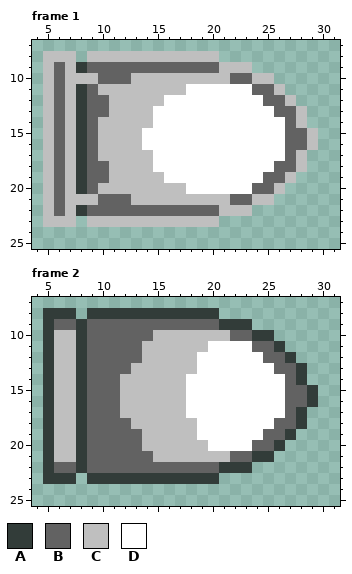
File history of a pixel-art file, Assets/Sprites/aesprite/newBullet.aseprite. Above, as it was before the edit.
32x32 pixels, 2 frames. Shown: frame 1: x 4..31, y 7..25; frame 2: x 4..31, y 7..25.
Palette (. is transparent): A #323c39  B #626262  C #bfbfbf  D #ffffff
Pixels before, frame 1, first column x 5:
 8 CCC.CCCCCCCCCCCC.........
 9 CBCABBBBBBBBBBBBCCC......
10 CBCCCBBBCCCCCCCCCBBCC....
11 CBCABCCCCCCCCDDDDDDBBC...
12 CBCABBCCCCCDDDDDDDDDBBC..
13 CBCABBCCCCDDDDDDDDDDDBBC.
14 CBCABCCCCCDDDDDDDDDDDDBC.
15 CBCABCCCCDDDDDDDDDDDDDBBC
16 CBCABCCCCDDDDDDDDDDDDDBBC
17 CBCABCCCCCDDDDDDDDDDDDBC.
18 CBCABBCCCCDDDDDDDDDDDBBC.
19 CBCABBCCCCCDDDDDDDDDBBC..
20 CBCABCCCCCCCCDDDDDDBBC...
21 CBCCCBBBCCCCCCCCCBBCC....
22 CBCABBBBBBBBBBBBCCC......
23 CCC.CCCCCCCCCCCC.........
Pixels before, frame 2, first column x 5:
 8 AAA.AAAAAAAAAAAA.........
 9 ABBABBBBBBBBBBBBAAA......
10 ACCABBBBBBCCCCCCCBBAA....
11 ACCABBBBBCCCCCCDDDDBBA...
12 ACCABBBBBCCCCCDDDDDDBBA..
13 ACCABBBBCCCCCCDDDDDDDBBA.
14 ACCABBBCCCCCCDDDDDDDDDBA.
15 ACCABBBCCCCCCDDDDDDDDDBBA
16 ACCABBBCCCCCCDDDDDDDDDBBA
17 ACCABBBCCCCCCDDDDDDDDDBA.
18 ACCABBBBCCCCCCDDDDDDDBBA.
19 ACCABBBBBCCCCCDDDDDDBBA..
20 ACCABBBBBCCCCCCDDDDBBA...
21 ACCABBBBBBCCCCCCCBBAA....
22 ABBABBBBBBBBBBBBAAA......
23 AAA.AAAAAAAAAAAA.........
Now the later version:
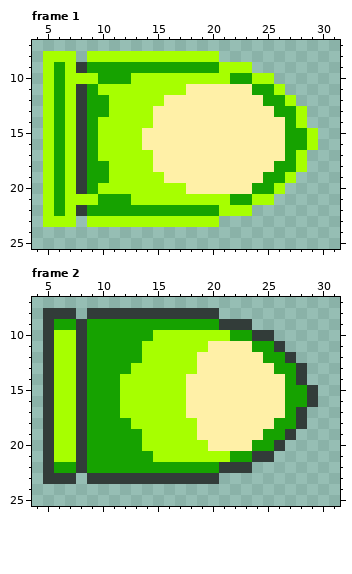
Diff:
colour B: #626262 -> #16a200
colour C: #bfbfbf -> #a7ff00
colour D: #ffffff -> #fff0a7
Changed places in both pictures, as pixel boxes (x1, y1, x2, y2):
changed: (43, 51, 318, 227)
changed: (54, 319, 307, 473)
